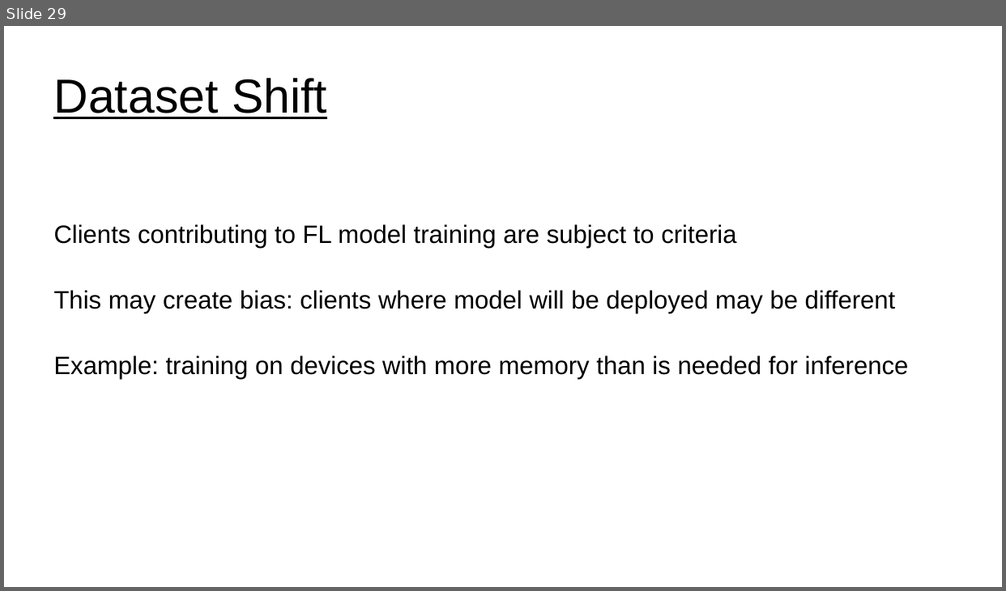
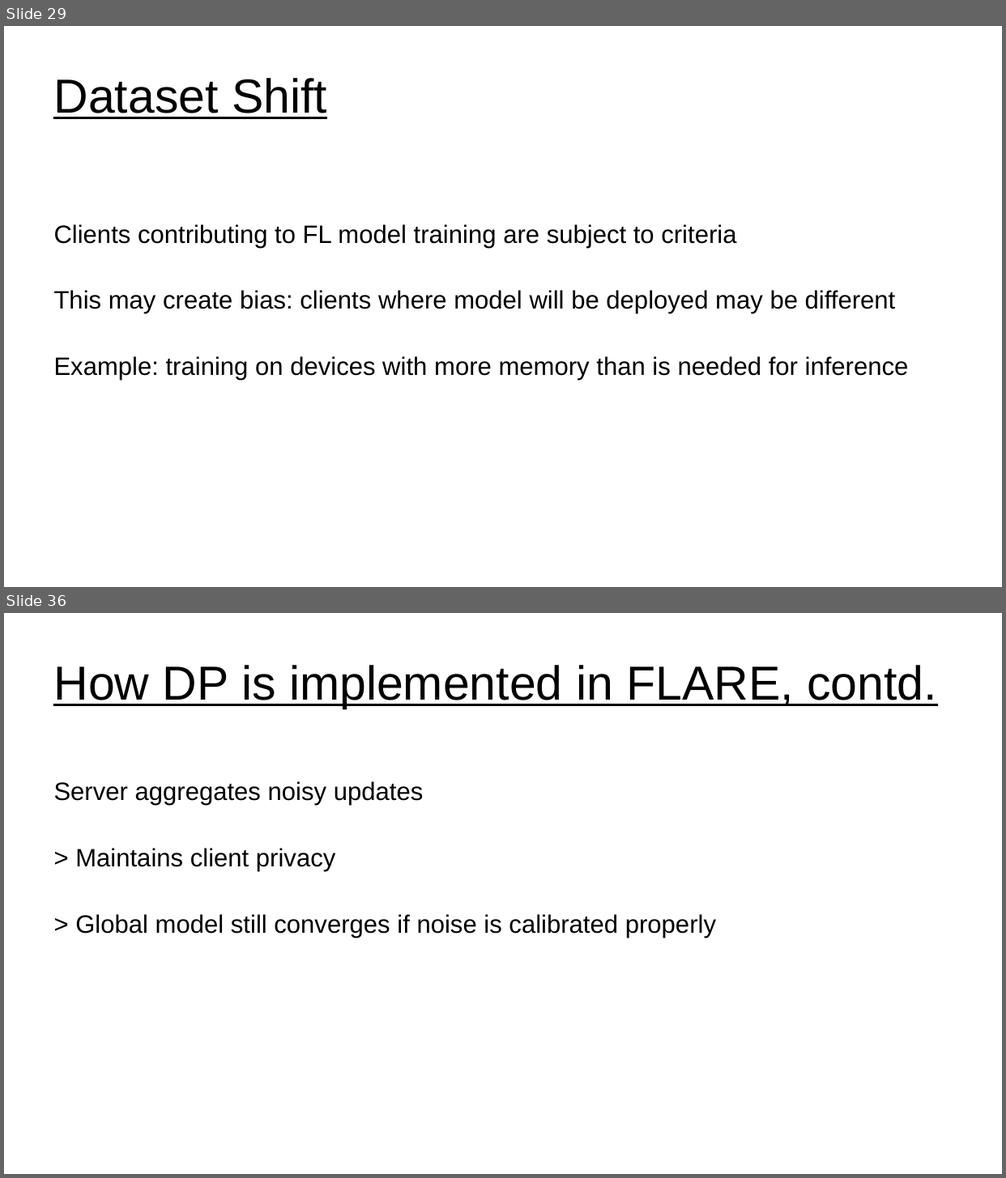
Before and after one commit to UVADS/distributed_computing, a slide deck: 07_distributed_model_training/federated_learning.ppt. Shown one above the other, each under a label of ours: slide 29 before the commit, slides 29 and 36 after it; the slides between them are not shown. The pictures are 1006x591 and 1006x1178 pixels, drawn with LibreOffice and Linux fonts; fonts in the diff are those of the drawing. Boxes give left, top, right and bottom in pixels: in the first picture for what was removed or moved away, otherwise in the second. Text is boxed around its words. In the diff, an @@ line names an element or a change of style, - is before the commit and + after.

Commit message:
added differential privacy slides

```diff
--- a/07_distributed_model_training/federated_learning.ppt
+++ b/07_distributed_model_training/federated_learning.ppt
@@ slide 36 added at bbox=[4, 613, 1002, 1174], background #FFFFFF @@
@@ title added at bbox=[53, 665, 937, 709], 38 pt, text #000000, underline @@
+How DP is implemented in FLARE, contd.
@@ subtitle added at bbox=[54, 781, 716, 938], 20 pt, text #000000 @@
+Server aggregates noisy updates
+> Maintains client privacy
+> Global model still converges if noise is calibrated properly
```
Also in this commit, not shown: 4 slides changed, 6 other slides added, 2 other files.
